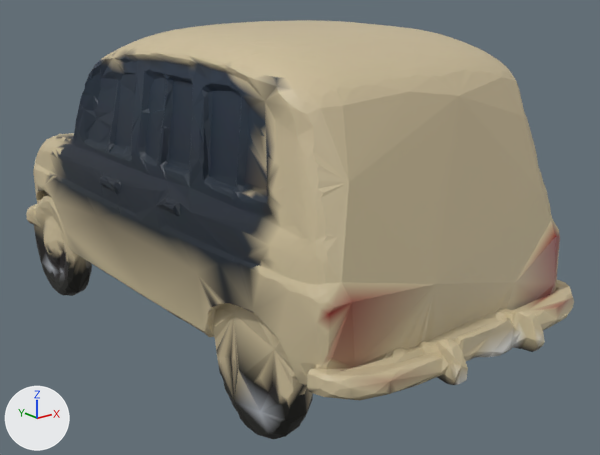
The glTF model scripts/assets/models/vehicles/renault4_lod1.glb as it was, and as the next commit left it.
The view is the same before and after, from a 50 mm camera at (-135.3, -190.1, 104.2) aimed at (7.7, -11.3, 32.8). The lights are fixed; the arrows at lower left show +X, +Y and +Z. The older version comes first. Where no turn or scale is listed for an object, it has been applied to the vertices. Vertices at exactly the same position are counted once.

Before the edit, the objects in view are built like this:
```python
me_geometry_0 = bpy.data.meshes.new('geometry_0')
me_geometry_0.from_pydata(...)  # 8921 vertices, 18054 faces; spans x -41.0..44.0, y -90.0..86.0, z -1.0..91.0
me_geometry_0.materials.append(mat_geometry_0)
ob_geometry_0 = bpy.data.objects.new('geometry_0', me_geometry_0)
ob_geometry_0.location = (0.0, 0.0, 0.0)
```
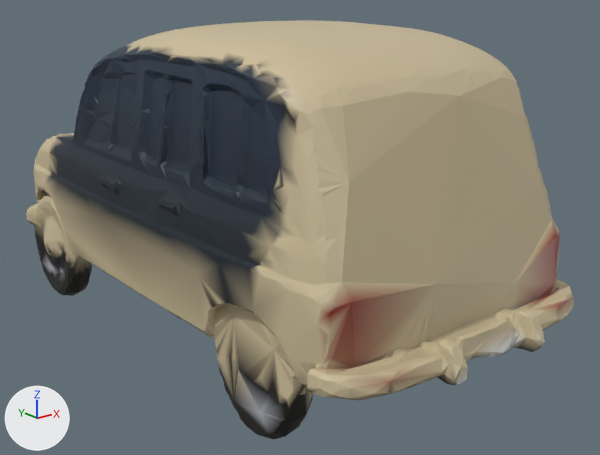
What differs and where, as boxes [x1, y1, x2, y2] in the pictures (600 x 455 px):
part 1 of me_geometry_0, recoloured: [46, 41, 574, 388] in both

The edits, one by one:
me_geometry_0 has 8921 vertices, 18054 faces and spans x -41.0..44.0, y -90.0..86.0, z -1.0..91.0.
me_geometry_0 is used by ob_geometry_0; location (0.0, 0.0, 0.0).
me_geometry_0 part 1: 1371 faces centred in x -39.0..44.0, y -86.0..60.0, z 21.0..87.0 are repainted in the vertex colours, in many colours.
